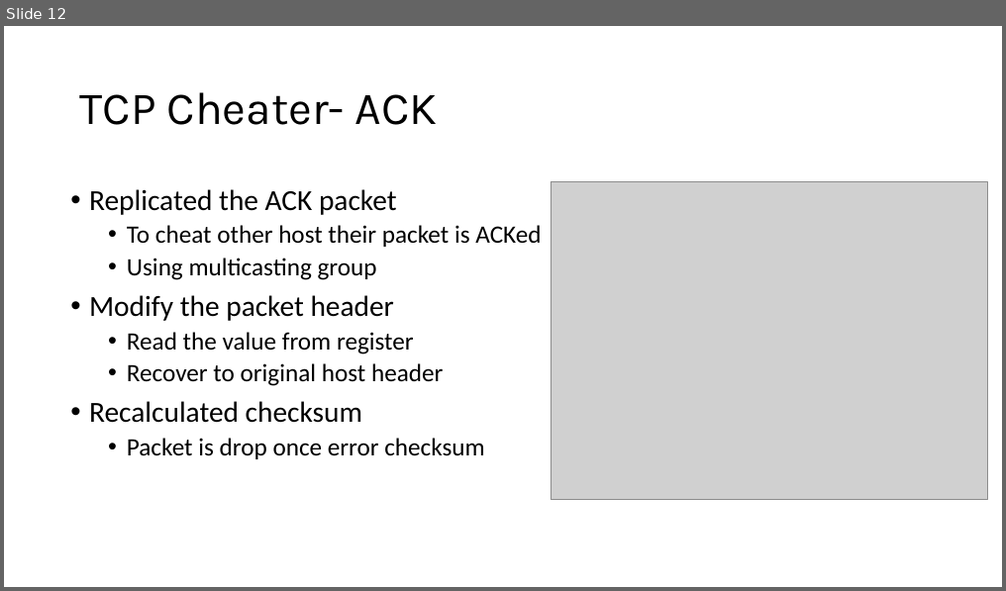
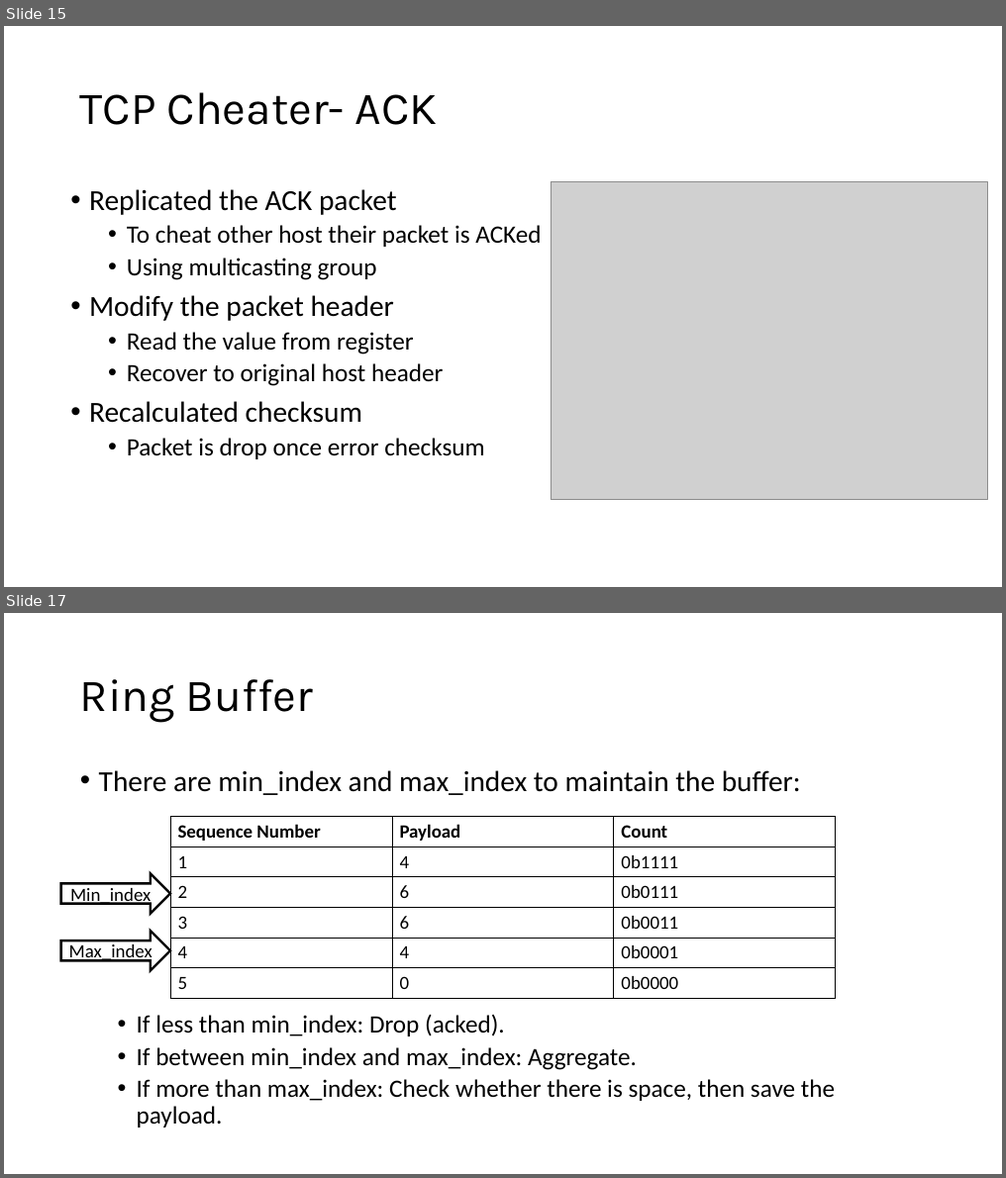
Before and after one commit to LittleD3092/reliable-in-network-aggregation, a slide deck: report.pptx. Shown one above the other, each under a label of ours: slide 12 before the commit, slides 15 and 17 after it; the slides between them are not shown. The pictures are 1006x591 and 1006x1178 pixels, drawn with LibreOffice and Linux fonts; fonts in the diff are those of the drawing; grey boxes stand for pictures. Boxes give left, top, right and bottom in pixels: in the first picture for what was removed or moved away, otherwise in the second. Text is boxed around its words. In the diff, an @@ line names an element or a change of style, - is before the commit and + after.

```diff
--- a/report.pptx
+++ b/report.pptx
@@ slide 17 added at box(4, 613, 1002, 1174), background #FFFFFF @@
@@ title added at box(80, 679, 314, 722), 44 pt, text #000000 @@
+Ring Buffer
@@ text added at box(99, 770, 835, 1128), 24 pt, text #000000 @@
+• There are min_index and max_index to maintain the buffer:
+  • If less than min_index: Drop (acked).
+  • If between min_index and max_index: Aggregate.
+  • If more than max_index: Check whether there is space, then save the payload.
@@ table added at box(170, 817, 835, 998), 6 rows, 3 columns @@
+Sequence Number | Payload | Count
+1 | 4 | 0b1111
+2 | 6 | 0b0111
+3 | 6 | 0b0011
+4 | 4 | 0b0001
+5 | 0 | 0b0000
@@ right arrow added at box(60, 873, 170, 913), fill #FFFFFF, outline #000000 2.25 pt, 18 pt, text #000000 @@
+Min_index
@@ right arrow added at box(60, 931, 170, 970), fill #FFFFFF, outline #000000 2.25 pt, 18 pt, text #000000 @@
+Max_index
@@ what was slide 12 is now slide 15 @@
```
Also in this commit, not shown: 4 slides changed, 5 other slides added, 1 slide removed.
